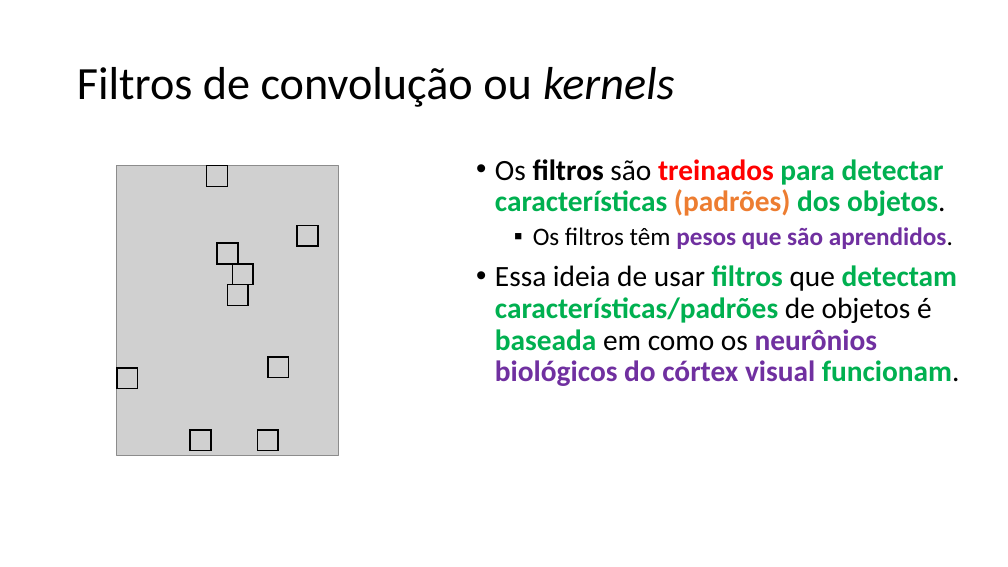
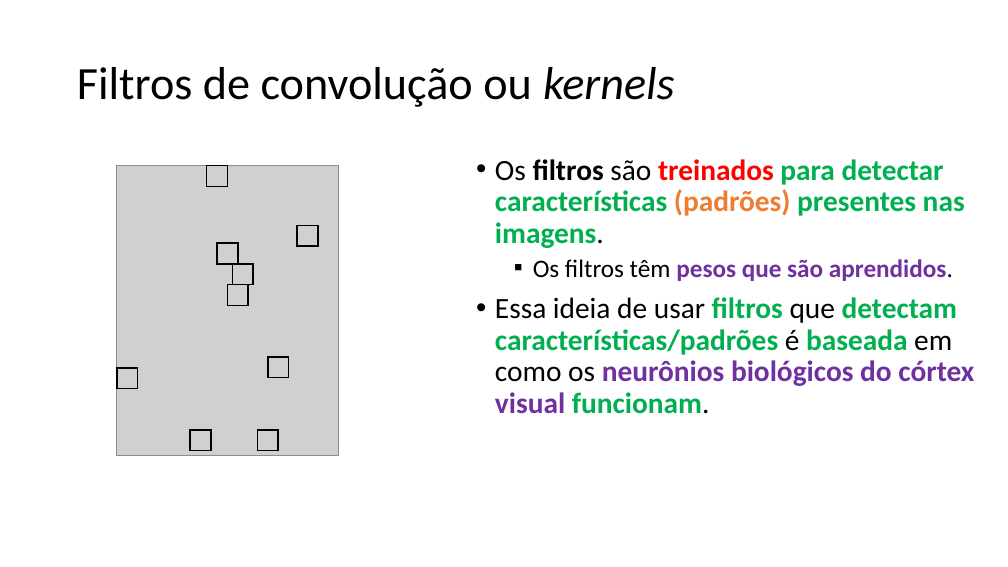
Before and after one commit to zz4fap/c24_inteligencia_artificial, a slide deck: slide 25 of slides/C24_CNN.pptx. Drawn at 1008x567 pixels with LibreOffice and Linux fonts; fonts in the diff are those of the drawing; grey boxes stand for pictures. Boxes give left, top, right and bottom in pixels: in the first picture for what was removed or moved away, otherwise in the second. Text is boxed around its words. In the diff, an @@ line names an element or a change of style, - is before the commit and + after.

```diff
--- a/slides/C24_CNN.pptx
+++ b/slides/C24_CNN.pptx
@@ text at bbox=[495, 159, 965, 248]: text changed @@
-• Os filtros são treinados para detectar características (padrões) dos objetos.
+• Os filtros são treinados para detectar características (padrões) presentes nas imagens.
@@ text at bbox=[495, 297, 974, 414]: text changed @@
-• Essa ideia de usar filtros que detectam características/padrões de objetos é baseada em como os neurônios biológicos do córtex visual funcionam.
+• Essa ideia de usar filtros que detectam características/padrões é baseada em como os neurônios biológicos do córtex visual funcionam.
```
Also in this commit, not shown: 19 other slides changed, 1 other file.
